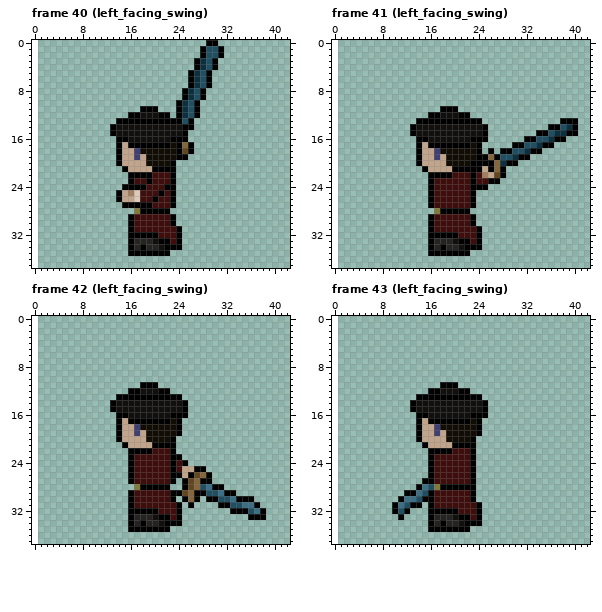
One commit to this pixel-art file: art/highwayman/highwayman.ase. Above is the file before it was changed.
52x48 pixels, 48 frames. Shown: frame 40 (left_facing_swing): x 0..42, y 0..37; frame 41 (left_facing_swing): x 0..42, y 0..37; frame 42 (left_facing_swing): x 0..42, y 0..37; frame 43 (left_facing_swing): x 0..42, y 0..37. The old version is drawn lined up with the new one, on the new canvas. The commit also changed other frames, which this record leaves out.
Once edited:
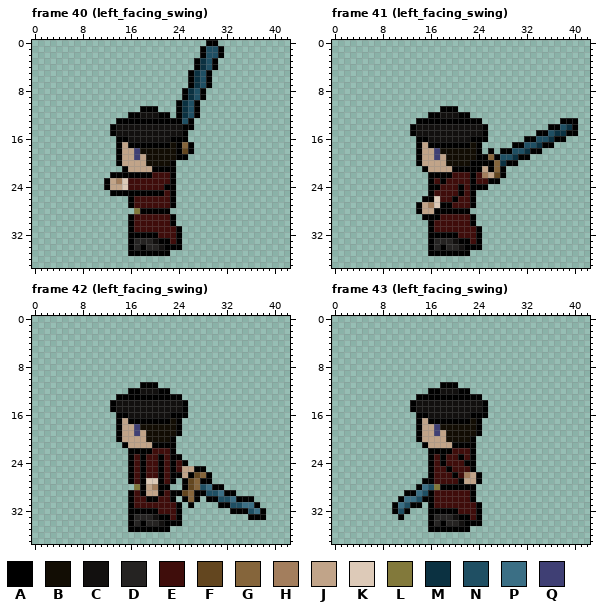
Palette (. is transparent): A #000000  B #120d04  C #12100f  D #252322  E #3f0d0b  F #63461f  G #85653b  H #a37e5d  J #c1a489  K #ddcab8  L #82793b  M #0b3141  N #1f4f63  P #3b6f85  Q #3f3f74
The author wrote: add arm to left-facing swing animation for hihghhwayman
Change:
{"change": "canvas 52x48 -> 54x48, the old top-left corner now at 1,0"}
{"where": "frame 40 (left_facing_swing)"}
{"frame":40,"y":22,"x":13,"old":"...","new":"AAA"}
{"frame":40,"y":23,"x":12,"old":"....A","new":"AJHKE"}
{"frame":40,"y":23,"x":19,"old":"A","new":"E"}
{"frame":40,"y":24,"x":12,"old":"...AAAA","new":"AJJKEEE"}
{"frame":40,"y":25,"x":13,"old":".","new":"A"}
{"frame":40,"y":25,"x":15,"old":"JHKEEE","new":"AAAAAA"}
{"frame":40,"y":26,"x":14,"old":"AJJK","new":"..AE"}
{"frame":40,"y":26,"x":20,"old":"A","new":"E"}
{"frame":40,"y":27,"x":15,"old":"A","new":"."}
{"frame":40,"y":27,"x":17,"old":"AAA","new":"EEE"}
{"where": "frame 41 (left_facing_swing)"}
{"frame":41,"y":23,"x":18,"old":"E","new":"A"}
{"frame":41,"y":24,"x":17,"old":"E","new":"A"}
{"frame":41,"y":24,"x":21,"old":"E","new":"A"}
{"frame":41,"y":25,"x":21,"old":"E","new":"A"}
{"frame":41,"y":26,"x":15,"old":".","new":"A"}
{"frame":41,"y":26,"x":17,"old":"E","new":"K"}
{"frame":41,"y":26,"x":20,"old":"E","new":"A"}
{"frame":41,"y":27,"x":14,"old":"..AEEE","new":"AJHKAA"}
{"frame":41,"y":28,"x":14,"old":"...L","new":"AJJA"}
{"frame":41,"y":29,"x":15,"old":".","new":"A"}
{"frame":41,"y":29,"x":17,"old":"E","new":"A"}
{"where": "frame 42 (left_facing_swing)"}
{"frame":42,"y":23,"x":18,"old":"E","new":"A"}
{"frame":42,"y":23,"x":21,"old":"E","new":"A"}
{"frame":42,"y":24,"x":18,"old":"E","new":"A"}
{"frame":42,"y":24,"x":21,"old":"E","new":"A"}
{"frame":42,"y":25,"x":18,"old":"E","new":"A"}
{"frame":42,"y":25,"x":21,"old":"E","new":"A"}
{"frame":42,"y":26,"x":18,"old":"E","new":"A"}
{"frame":42,"y":26,"x":21,"old":"E","new":"A"}
{"frame":42,"y":27,"x":18,"old":"EEEE","new":"AKKA"}
{"frame":42,"y":28,"x":19,"old":"AA","new":"JH"}
{"frame":42,"y":29,"x":18,"old":"EEEE","new":"AJJA"}
{"frame":42,"y":30,"x":19,"old":"EE","new":"AA"}
{"where": "frame 43 (left_facing_swing)"}
{"frame":43,"y":23,"x":18,"old":"E","new":"A"}
{"frame":43,"y":23,"x":21,"old":"E","new":"A"}
{"frame":43,"y":24,"x":18,"old":"E","new":"A"}
{"frame":43,"y":24,"x":22,"old":"E","new":"A"}
{"frame":43,"y":25,"x":19,"old":"E","new":"A"}
{"frame":43,"y":26,"x":20,"old":"E","new":"A"}
{"frame":43,"y":26,"x":22,"old":"EA.","new":"HJA"}
{"frame":43,"y":27,"x":21,"old":"EEA.","new":"AJJA"}
{"label":"changed","picture_box":[104,172,158,208]}
{"label":"changed","picture_box":[416,178,464,220]}
{"label":"changed","picture_box":[140,454,164,502]}
{"label":"changed","picture_box":[440,454,482,484]}
